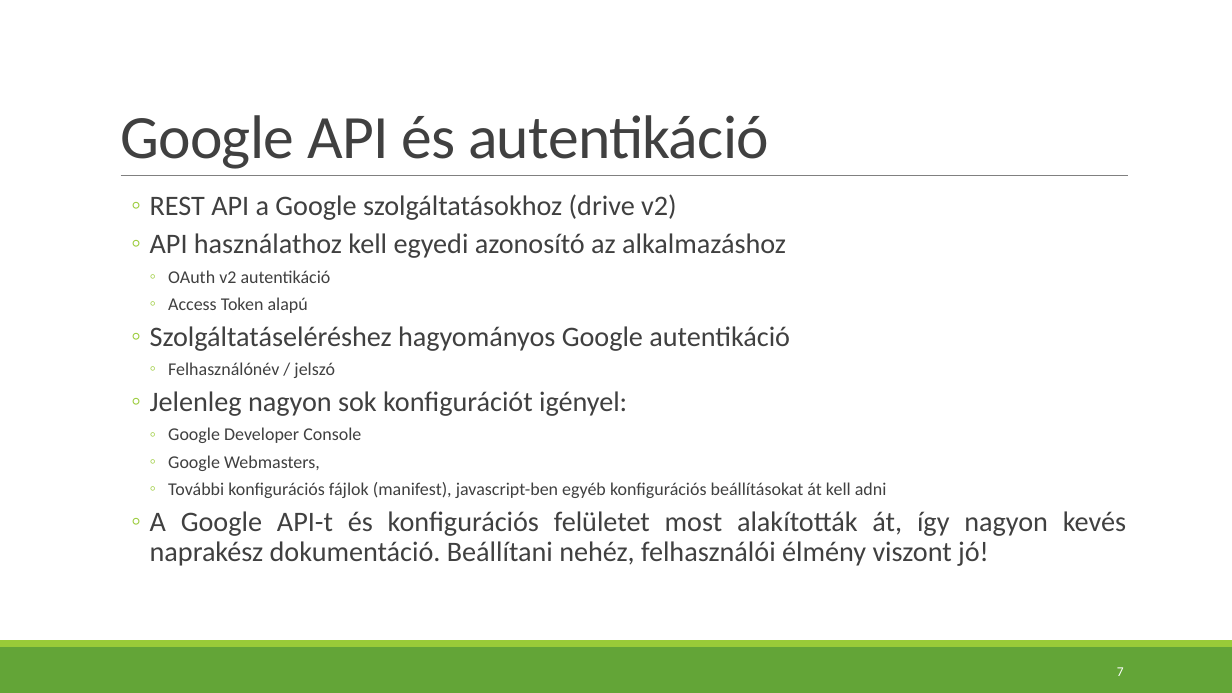
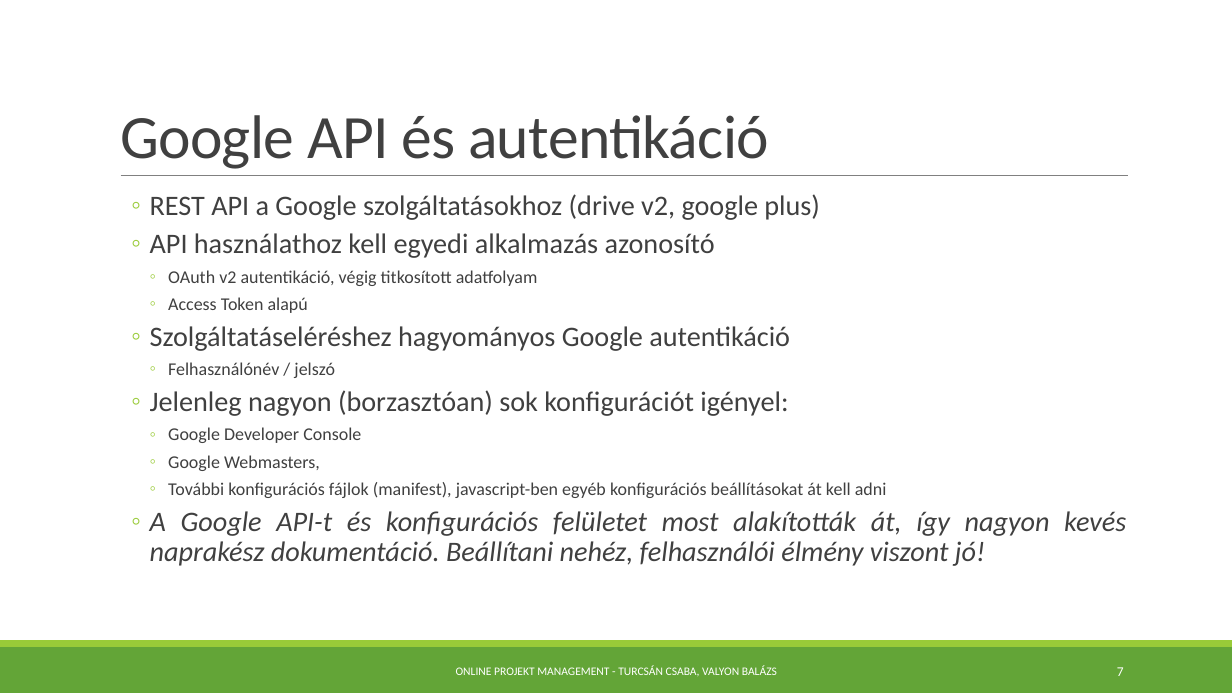
Before and after one commit to valyonbalazs/softarch, a slide deck: slide 7 of specification/prezentacio_v01.pptx. Drawn at 1232x693 pixels with LibreOffice and Linux fonts; fonts in the diff are those of the drawing. Boxes give left, top, right and bottom in pixels: in the first picture for what was removed or moved away, otherwise in the second. Text is boxed around its words. In the diff, an @@ line names an element or a change of style, - is before the commit and + after.

Commit message:
presentation final version

```diff
--- a/specification/prezentacio_v01.pptx
+++ b/specification/prezentacio_v01.pptx
@@ text at [150,194,820,286]: text changed @@
-  ◦ REST API a Google szolgáltatásokhoz (drive v2)
-  ◦ API használathoz kell egyedi azonosító az alkalmazáshoz
-    ◦ OAuth v2 autentikáció
+  ◦ REST API a Google szolgáltatásokhoz (drive v2, google plus)
+  ◦ API használathoz kell egyedi alkalmazás azonosító
+    ◦ OAuth v2 autentikáció, végig titkosított adatfolyam
@@ text at [150,390,788,416]: text changed @@
-  ◦ Jelenleg nagyon sok konfigurációt igényel:
+  ◦ Jelenleg nagyon (borzasztóan) sok konfigurációt igényel:
@@ text at [150,511,1126,566]: italic on in "A Google API-t és konfigurációs felületet most ..." @@
@@ text added at [456,666,777,676], 9 pt, text #FFFFFF @@
+ONLINE PROJEKT MANAGEMENT - TURCSÁN CSABA, VALYON BALÁZS
```
Also in this commit, not shown: 7 other slides changed, 1 slide added, 1 slide removed.
